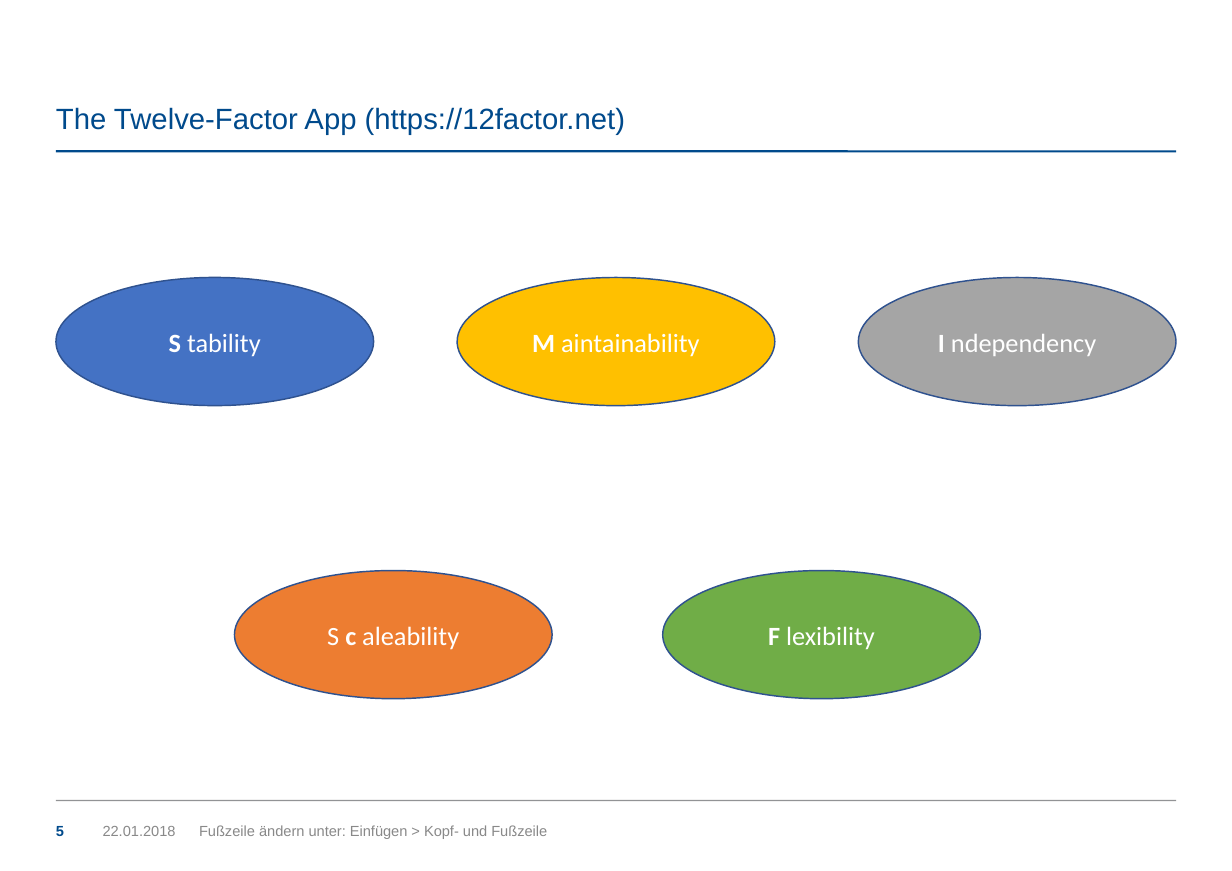
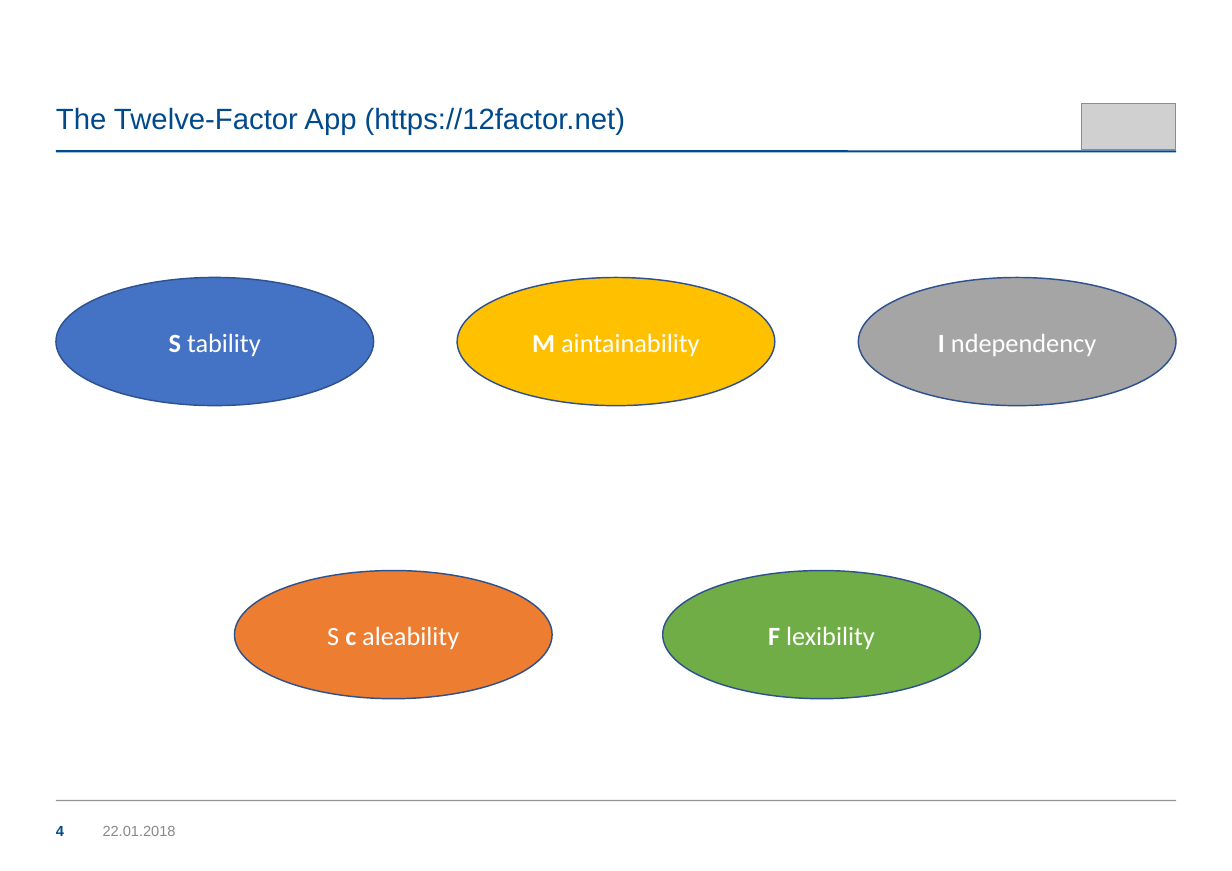
Before and after one commit to ntuas/presentation, a slide deck: slide 4 of uas_12-factor-app-presentation,.odp (slide 5 before the commit). Drawn at 1232x871 pixels with LibreOffice and Linux fonts; fonts in the diff are those of the drawing; grey boxes stand for pictures; background and template pictures are left out. Boxes give left, top, right and bottom in pixels: in the first picture for what was removed or moved away, otherwise in the second. Text is boxed around its words. In the diff, an @@ line names an element or a change of style, - is before the commit and + after.

```diff
--- a/uas_12-factor-app-presentation,.odp
+++ b/uas_12-factor-app-presentation,.odp
@@ picture added at <box>1082,103,1177,150</box> @@
@@ page number at <box>56,826,64,836</box>: text changed @@
-5
+4
@@ text removed at <box>199,825,547,839</box> @@
-Fußzeile ändern unter: Einfügen > Kopf- und Fußzeile
```
Also in this commit, not shown: 4 other slides changed, 1 slide removed.
